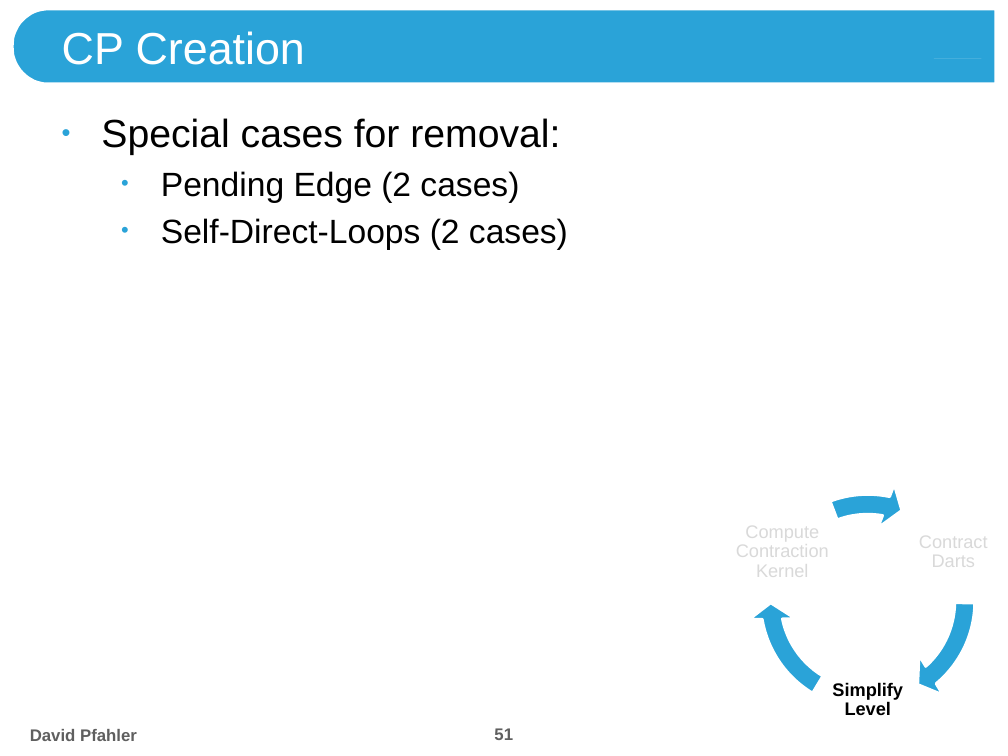
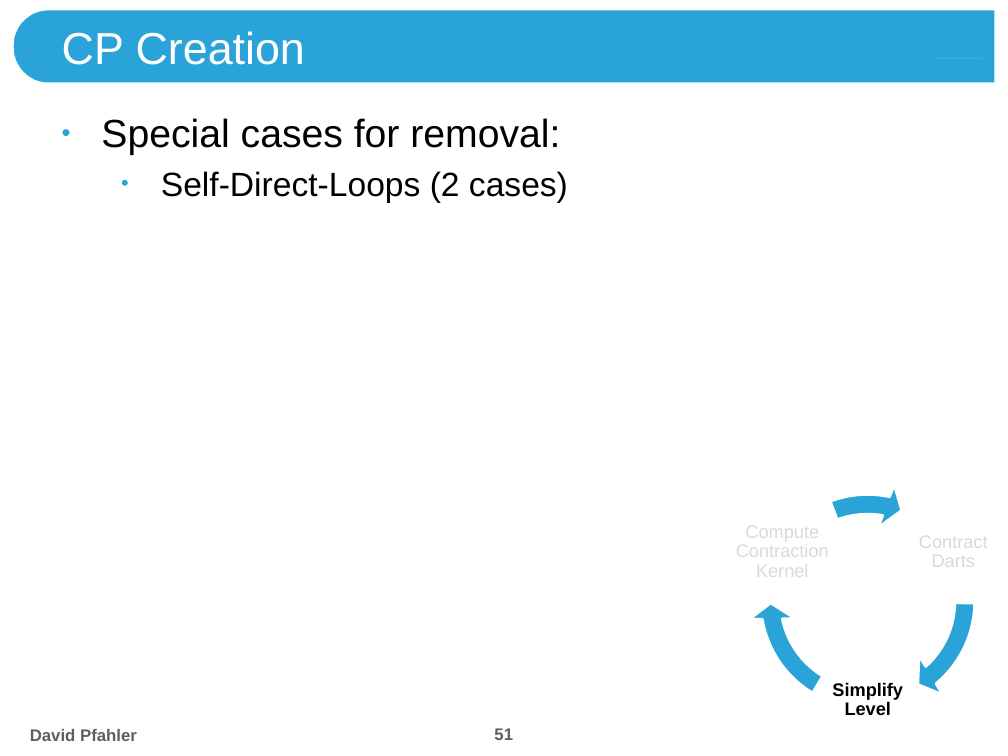
Before and after one commit to theShmoo/CombiPyr-ImSeg, a slide deck: slide 51 of doc/Combinatorial Pyramids.pptx. Drawn at 1008x756 pixels with LibreOffice and Linux fonts; fonts in the diff are those of the drawing; background and template pictures are left out. Boxes give left, top, right and bottom in pixels: in the first picture for what was removed or moved away, otherwise in the second. Text is boxed around its words. In the diff, an @@ line names an element or a change of style, - is before the commit and + after.

Commit message:
[DOC] changed some slides in the presentation [FEATURE] cleaned code for release [FEATURE] now also works on older versions of matlab [FEATURE] less sorting, faster [FEATURE] better draw darts

```diff
--- a/doc/Combinatorial Pyramids.pptx
+++ b/doc/Combinatorial Pyramids.pptx
@@ text at [161, 171, 519, 203]: paragraph removed @@
-  • Pending Edge (2 cases)
```
Also in this commit, not shown: 11 other files.
